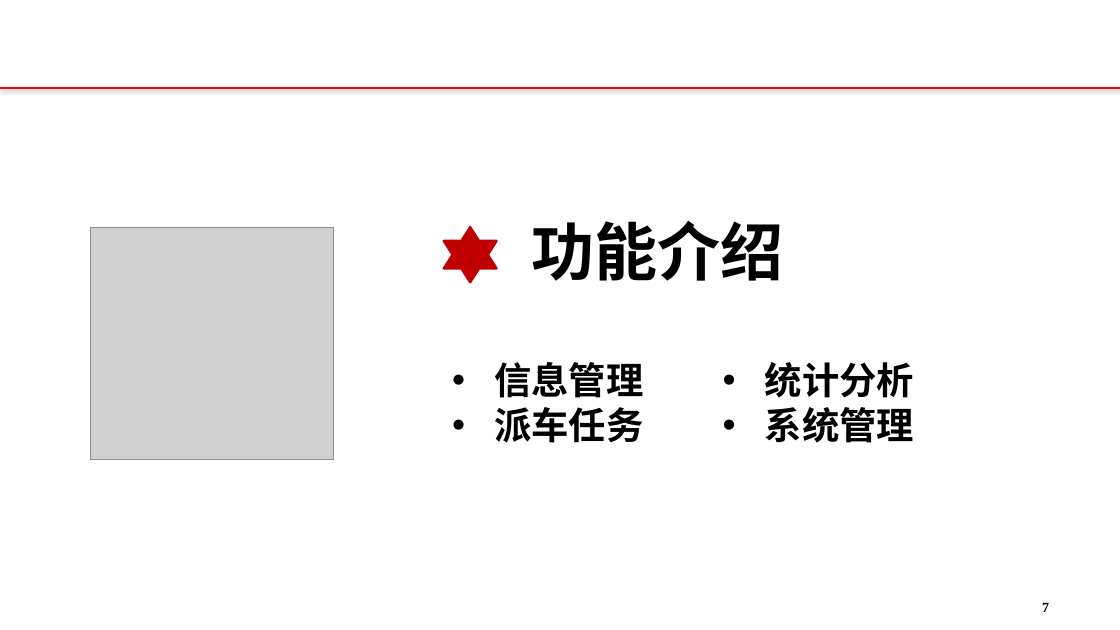
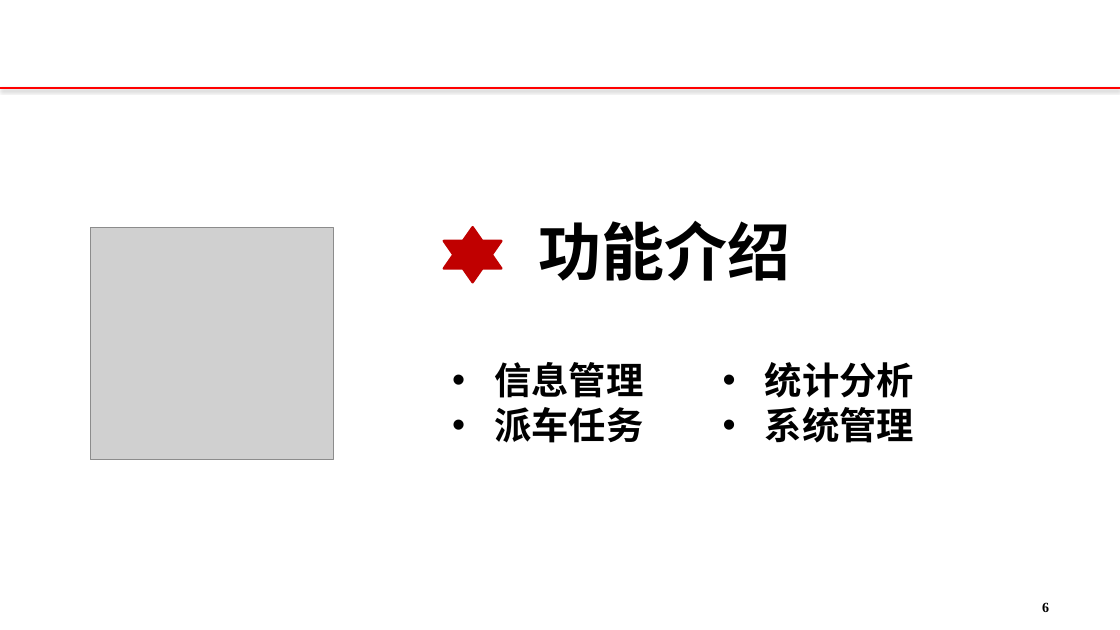
Before and after one commit to 12301068JiangDongyu/Uplan, a slide deck: slide 7 of doc/联通公务车管理系统.pptx (slide 8 before the commit). Drawn at 1120x630 pixels with LibreOffice and Linux fonts; fonts in the diff are those of the drawing; grey boxes stand for pictures; background and template pictures are left out. Boxes give left, top, right and bottom in pixels: in the first picture for what was removed or moved away, otherwise in the second. Text is boxed around its words. In the diff, an @@ line names an element or a change of style, - is before the commit and + after.

```diff
--- a/doc/联通公务车管理系统.pptx
+++ b/doc/联通公务车管理系统.pptx
@@ text "功能介绍": place and size @@
-text "功能介绍" at [531, 221, 783, 281]
+text "功能介绍" at [539, 221, 791, 281]
@@ star: place and size @@
-star at [444, 227, 497, 282]
+star at [444, 227, 502, 282]
@@ page number at [1042, 603, 1049, 612]: text changed @@
-7
+6
```
Also in this commit, not shown: 5 other slides changed, 1 slide removed, 7 other files.
